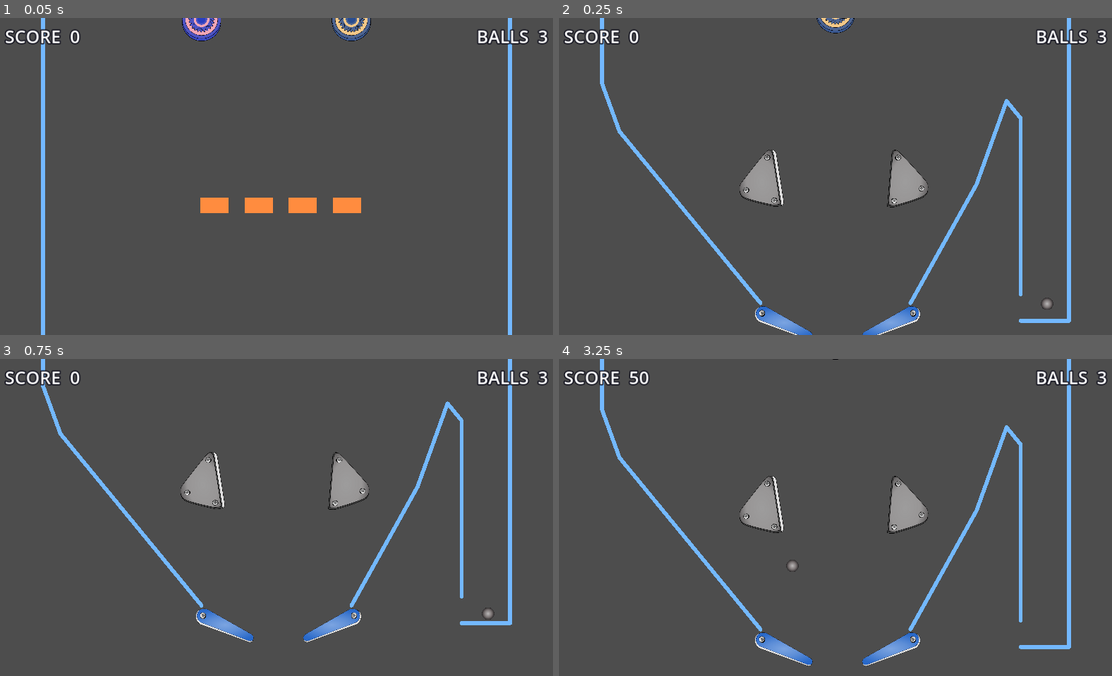
Above: before the commit, frames 1-4 (two rows, left to right).
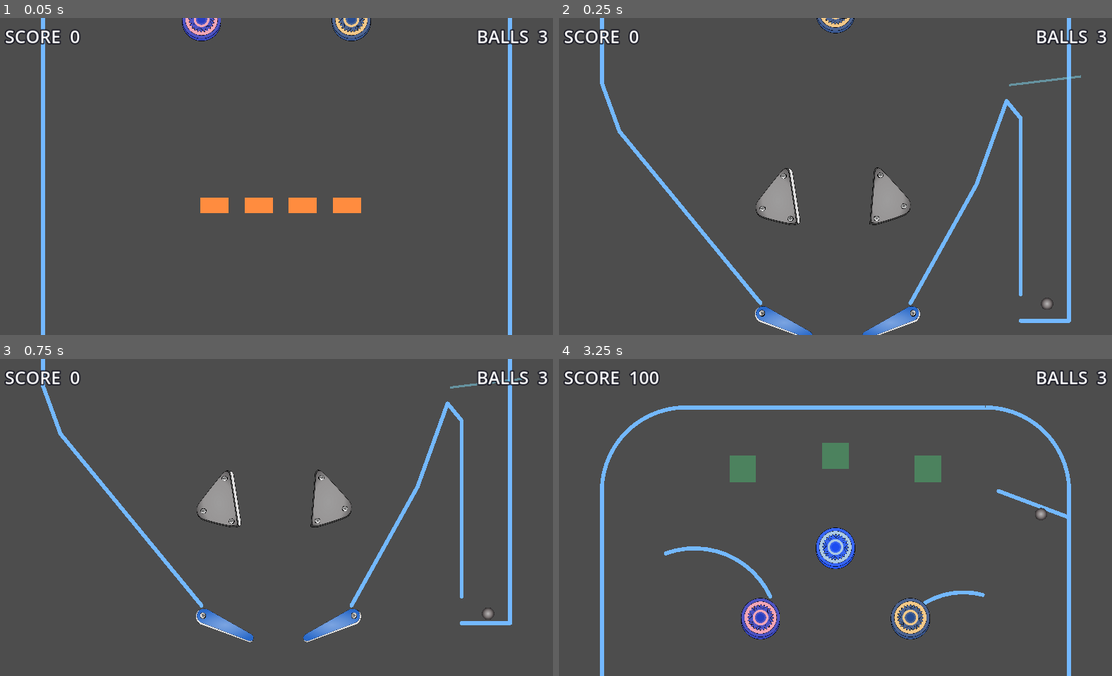
Above: after the commit, the same moments.

Repository: eddieedease/gdpb
Game: Godot game, scene res://scenes/advanced_table.tscn
Two runs of this game, one before a commit and one after it. Both use one fixed random seed, a clock stepped at 60 frames per second and the inputs below. This scene is started directly instead of the project's main scene.
Inputs:
- Up to frame 1 (0.05 s): no input
- Up to frame 2 (0.25 s): no input
- Up to frame 3 (0.75 s): tap Enter (restart) at 0.5 s; hold Space (launch) from 0.53 s (still down)
- Up to frame 4 (3.25 s): tap Enter (restart) at 1.25 s; release Space (launch) at 1.28 s; hold A (flipper_left) 1.28-2.03 s; tap Space (launch) at 1.35, 2.85 s; hold Space (launch) 2.03-2.78 s

Frame 1 is identical in both runs. In frame 2, 2.8% of the frame differs, in the area x 32-95%, y 18-66%; in frame 3, 2.7%; in frame 4, 10%, in the area x 7-93%, y 0-100%.

Commit message:
Ease launch lean; add one-way gate that seals the shooter lane
- launch_direction lean reduced (-0.1 -> -0.04); the top deflector steers
  the ball into the playfield, so the ball no longer veers hard to one
  side on launch.
- New one-way LaneGate (built by table_game.gd, inspector-tunable
  position/width/tilt): the ball passes up through it on launch but is
  blocked from ever falling back into the lane. Slight tilt so a ball
  landing on it rolls off into the playfield rather than resting.

Verified headless: launch passes up through the gate; a ball dropped
from above is blocked and rolls into the playfield (not back into lane).

Co-Authored-By: Claude Opus 4.8 <noreply@anthropic.com>

Diff:
--- a/scenes/advanced_table.tscn
+++ b/scenes/advanced_table.tscn
@@ -121,11 +121,11 @@
 position = Vector2(980, 1360)
 
 [node name="SlingshotLeft" parent="." instance=ExtResource("9_kus3o")]
-position = Vector2(467, 2121)
+position = Vector2(504, 2163)
 rotation = -1.72514
 
 [node name="SlingshotRight" parent="." instance=ExtResource("10_4c6oi")]
-position = Vector2(807, 2120)
+position = Vector2(767, 2160)
 rotation = -1.48766
 scale = Vector2(1, -1)
 
--- a/scripts/table_game.gd
+++ b/scripts/table_game.gd
@@ -10,9 +10,17 @@
 @export var lane_min := Vector2(1040, 1950)   # ball is "in the shooter lane" past this
 @export var launch_min_speed := 2700.0
 @export var launch_max_speed := 3000.0
-## Slight leftward tilt so the launched ball drifts into the playfield once it
-## clears the inner lane wall, instead of falling straight back down the lane.
-@export var launch_direction := Vector2(-0.1, -1.0)
+## Very slight leftward tilt; the top deflector does most of the work steering
+## the ball into the playfield.
+@export var launch_direction := Vector2(-0.04, -1.0)
+
+## One-way gate at the mouth of the shooter lane: the ball passes up through it
+## on launch, then can never fall back into the lane.
+@export var gate_position := Vector2(1115, 1895)
+@export var gate_width := 165.0
+## Slight tilt (left end lower) so a ball that lands on the gate rolls off into
+## the playfield instead of resting on it.
+@export var gate_rotation := -0.12
 
 @onready var _spawn: Node2D = $BallSpawn
 @onready var _drain: Area2D = $Drain
@@ -32,6 +40,7 @@
 	win.content_scale_size = Vector2i(1280, 720)
 
 	GameManager.reset()
+	_build_gate()
 	_drain.body_entered.connect(_on_drain_body_entered)
 
 	_drops = get_tree().get_nodes_in_group("drop_targets")
@@ -43,6 +52,27 @@
 		r.body_entered.connect(_on_rollover.bind(r))
 
 	_spawn_ball()
+
+
+func _build_gate() -> void:
+	# A one-way collision: the ball passes through moving up (out of the lane)
+	# but is blocked coming down, so it can't re-enter the launch lane.
+	var gate := StaticBody2D.new()
+	gate.name = "LaneGate"
+	gate.position = gate_position
+	gate.rotation = gate_rotation
+	var cs := CollisionShape2D.new()
+	var shape := RectangleShape2D.new()
+	shape.size = Vector2(gate_width, 12.0)
+	cs.shape = shape
+	cs.one_way_collision = true
+	gate.add_child(cs)
+	var line := Line2D.new()
+	line.points = PackedVector2Array([Vector2(-gate_width * 0.5, 0), Vector2(gate_width * 0.5, 0)])
+	line.width = 5.0
+	line.default_color = Color(0.5, 0.85, 0.95, 0.5)
+	gate.add_child(line)
+	add_child(gate)
 
 
 func _spawn_ball() -> void:
